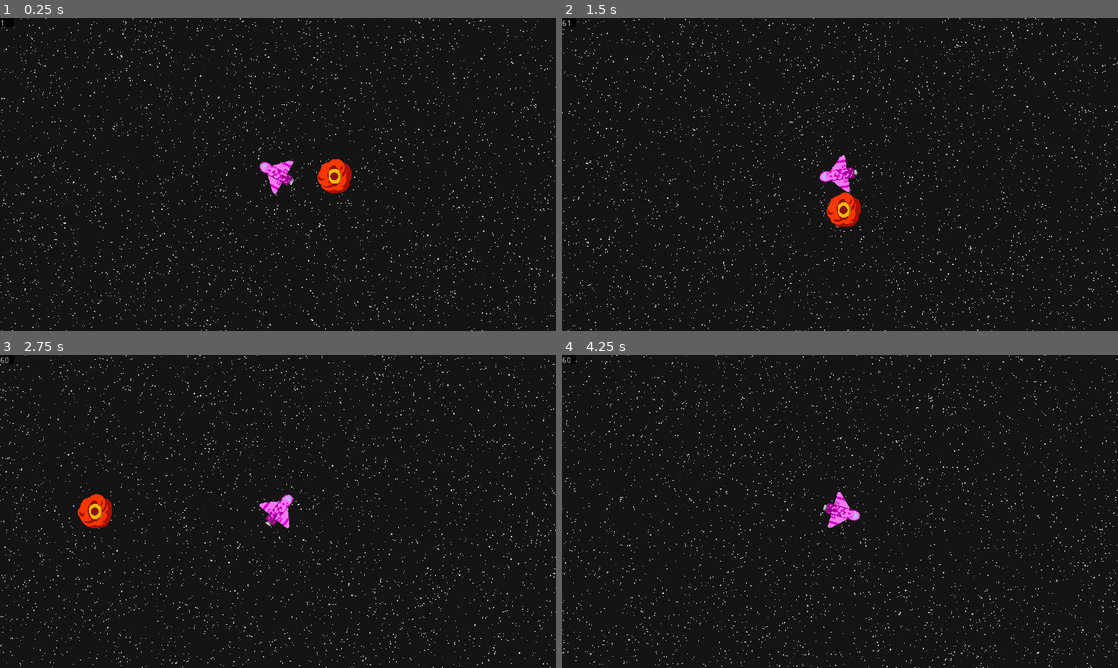
Above: before the commit, frames 1-4 (two rows, left to right).
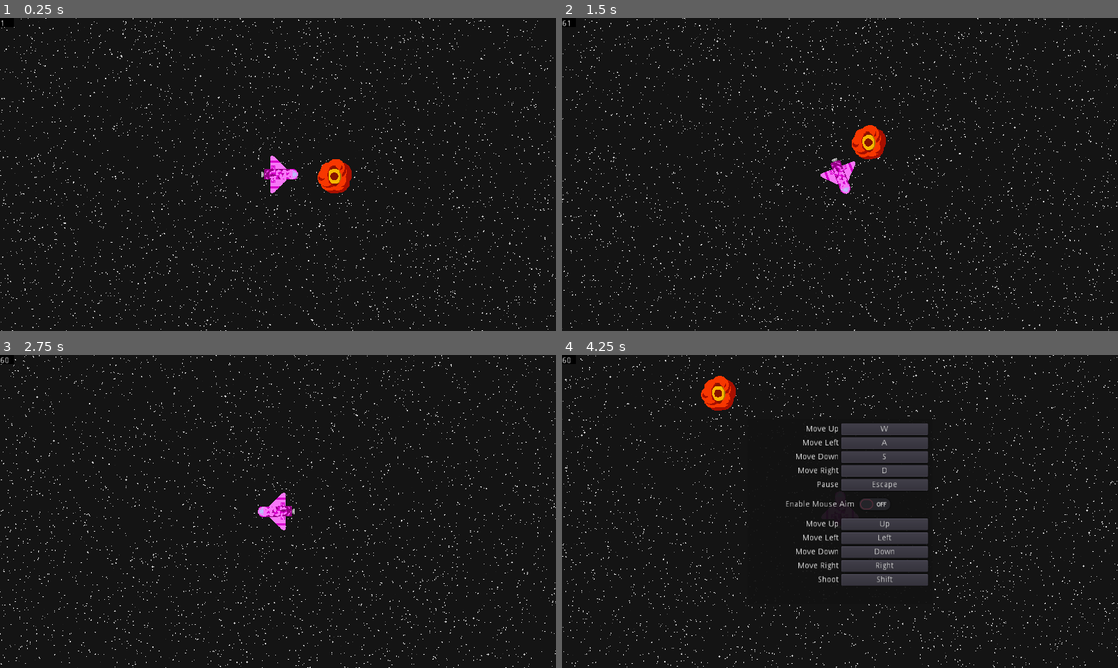
Above: after the commit, the same moments.

Repository: Jellonator/04-Space-Shooter
Game: Godot game, scene res://World/Game.tscn
Same seed, same stepped clock (60 frames per second), same inputs: the game is played once before the commit and once after it.
Inputs (mouse positions are in pixels of both pictures, inside the frame that each line leads up to):
- Up to frame 1 (0.25 s): no input
- Up to frame 2 (1.5 s): tap Enter at 0.5 s; move the mouse to (962, 158) at 0.52 s; hold D (move_right) 0.53-1.28 s; hold Shift (action_shoot, bound only before the commit) 0.53-1.28 s; click (962, 158) at 0.67 s; tap Down (look_down) at 0.8, 1.35 s; move the mouse to (728, 190) at 1.27 s; hold S (move_down) from 1.28 s (still down); click (728, 190) at 1.42 s
- Up to frame 3 (2.75 s): tap Left (look_left) at 1.55 s; move the mouse to (333, 442) at 2.02 s; release S (move_down) at 2.03 s; hold D (move_right) from 2.03 s (still down); hold Left (look_left) from 2.03 s (still down); click (333, 442) at 2.17 s; tap Right (look_right) at 2.3 s
- Up to frame 4 (4.25 s): move the mouse to (812, 574) at 2.77 s; release D (move_right) at 2.78 s; release Left (look_left) at 2.78 s; hold W (move_up) 2.78-3.53 s; tap Right (look_right) at 2.85 s; click (812, 574) at 2.92 s; tap Up (look_up) at 3.05 s; move the mouse to (1006, 558) at 3.52 s; hold A (move_left) from 3.53 s (still down); hold Up (look_up) from 3.53 s (still down); click (1006, 558) at 3.8 s; tap Escape (game_force_pause, bound only after the commit) at 4.15 s

The runs differ from the first frame. In frame 1, 0.4% of the frame differs, in the area x 46-54%, y 44-57%; in frame 2, 4.2%; in frame 3, 3.8%; in frame 4, 10%, in the area x 0-100%, y 0-100%.

Commit message:
Added rebindable inputs

Diff:
--- /dev/null
+++ b/Global/Config.gd
@@ -0,0 +1,246 @@
+extends Node
+
+# Path to the user's configuration file
+const CONFIG_FILE := "user://configuration.cfg"
+# Handle to the user's configuration file
+onready var config := ConfigFile.new();
+
+# Section name for the player's keybinds
+const SECTION_KEYS := "keybinds"
+# Section name for the player's volume
+const SECTION_VOLUME := "volume"
+# Section for game config
+const SECTION_CONFIG := "config"
+# All configurable keys
+const SECTION_KEY_ELEMENTS := [
+	"move_up",
+	"move_down",
+	"move_left",
+	"move_right",
+	"look_up",
+	"look_down",
+	"look_left",
+	"look_right",
+	"action_shoot_mouse",
+	"action_shoot_nonmouse",
+	"game_pause"
+]
+# All configurable volumes
+const SECTION_VOLUME_ELEMENTS := [
+	"Sound",
+	"Music",
+	"Master",
+]
+# Real names for inputs
+const INPUT_REALNAMES := {
+	"move_up": "Move Up",
+	"move_down": "Move Down",
+	"move_left": "Move Left",
+	"move_right": "Move Right",
+	"look_up": "Move Up",
+	"look_down": "Move Down",
+	"look_left": "Move Left",
+	"look_right": "Move Right",
+	"action_shoot_mouse": "Shoot",
+	"action_shoot_nonmouse": "Shoot",
+	"game_pause": "Pause"
+}
+
+# CONFIG VALUES
+var CONFIG := {
+	"mouse_enabled": false
+}
+
+# Get the real name for a given action
+func get_action_name(name: String) -> String:
+	if INPUT_REALNAMES.has(name):
+		return INPUT_REALNAMES[name]
+	return "Invalid"
+
+# Get the volume for the given volume name
+func get_volume(name: String) -> float:
+	return config.get_value(SECTION_VOLUME, name);
+
+# Get the volume from 1 - 100
+func get_volume_slider(name: String) -> float:
+	return get_volume(name) * 100
+
+# Updates the volume of the given bus to the given value
+func update_volume(name: String):
+	var volumedb := linear2db(get_volume(name))
+	AudioServer.set_bus_volume_db(AudioServer.get_bus_index(name), volumedb)
+
+# Set the volume for the given volume name
+func set_volume(name: String, value: float):
+	config.set_value(SECTION_VOLUME, name, value);
+	update_volume(name)
+# warning-ignore:return_value_discarded
+	save_config();
+
+# Set the volume but from 1 - 100
+func set_volume_slider(name: String, value: float):
+	set_volume(name, value/100)
+
+# Used to make sure config has all of the necessary settings
+func check_config():
+	var does_need_save := false
+	for name in SECTION_KEY_ELEMENTS:
+		if not config.has_section_key(SECTION_KEYS, name):
+			config.set_value(SECTION_KEYS, name, InputMap.get_action_list(name)[0]);
+			does_need_save = true
+	for name in SECTION_VOLUME_ELEMENTS:
+		if not config.has_section_key(SECTION_VOLUME, name):
+			config.set_value(SECTION_VOLUME, name, 0.5);
+			does_need_save = true
+	for name in CONFIG:
+		if not config.has_section_key(SECTION_CONFIG, name):
+			config.set_value(SECTION_CONFIG, name, CONFIG[name])
+	if does_need_save:
+# warning-ignore:return_value_discarded
+		save_config()
+
+func _ready():
+	# Make sure that the config file exists
+	var file := File.new();
+	if not file.file_exists(CONFIG_FILE):
+# warning-ignore:return_value_discarded
+		file.open(CONFIG_FILE, file.WRITE)
+		file.close();
+# warning-ignore:return_value_discarded
+		save_config();
+# warning-ignore:return_value_discarded
+	load_config();
+
+# Update all events in map to match settings
+func update_events():
+	for name in SECTION_KEY_ELEMENTS:
+		var events = config.get_value(SECTION_KEYS, name);
+		InputMap.erase_action(name);
+		InputMap.add_action(name);
+		if typeof(events) == TYPE_ARRAY:
+			for event in events:
+				InputMap.action_add_event(name, event);
+		else:
+			InputMap.action_add_event(name, events);
+
+# Converts the given volume to DB.
+func update_volumes():
+	for name in SECTION_VOLUME_ELEMENTS:
+		update_volume(name)
+
+# Load configuration
+func load_config() -> int:
+	var err := config.load(CONFIG_FILE);
+	if err != OK:
+		printerr("Error loading user configuration: ", err);
+	# After loading, check configuration
+	# to make sure it is valid
+	check_config();
+	# And update InputMap to match
+	update_events();
+	# Also update volume
+	update_volumes();
+	# Update config
+	for key in CONFIG:
+		if config.has_section_key(SECTION_CONFIG, key):
+			CONFIG[key] = config.get_value(SECTION_CONFIG, key)
+	return err
+
+# Save configuration to file
+func save_config() -> int:
+	var err := config.save(CONFIG_FILE);
+	if err != OK:
+		printerr("Error saving user configuration: ", err);
+	return err
+
+# Get a keybind
+func get_keybind(name: String):
+	return config.get_value(SECTION_KEYS, name)
+
+# Set a keybind to a given event
+func set_keybind(name: String, event: InputEvent):
+	config.set_value(SECTION_KEYS, name, event)
+# warning-ignore:return_value_discarded
+	save_config()
+	InputMap.erase_action(name);
+	InputMap.add_action(name);
+	InputMap.action_add_event(name, event);
+
+func set_config_value(name: String, value):
+	if name in CONFIG:
+		if typeof(CONFIG[name]) == typeof(value):
+			CONFIG[name] = value
+			save_config()
+			return OK
+		else:
+			return ERR_INVALID_DATA
+	else:
+		return ERR_DOES_NOT_EXIST
+
+func get_config_value(name: String):
+	return CONFIG[name]
+
+# Check if an event is really a valid event
+# Returns null if not valid, returns event if is valid
+func check_input_valid(event: InputEvent):
+	if event is InputEventKey:
+		var ek := event as InputEventKey
+		if ek.pressed and not ek.echo:
+			ek.control = false
+			ek.shift = false
+			ek.meta = false
+			ek.alt = false
+			ek.command = false
+			return ek
+	if event is InputEventMouseButton:
+		var emb := event as InputEventMouseButton
+		if emb.pressed and not emb.doubleclick:
+			emb.control = false
+			emb.shift = false
+			emb.meta = false
+			emb.alt = false
+			emb.command = false
+			return emb
+	if event is InputEventJoypadButton:
+		var ejb := event as InputEventJoypadButton
+		if ejb.pressed:
+			return ejb
+	if event is InputEventJoypadMotion:
+		var ejm := event as InputEventJoypadMotion
+		ejm.axis_value = 0.1 * sign(ejm.axis_value)
+		return ejm
+	return null
+
+# Get name of an event
+func get_event_name(event: InputEvent) -> String:
+	if event is InputEventKey:
+		var ek := event as InputEventKey
+		return OS.get_scancode_string(ek.scancode)
+	if event is InputEventMouseButton:
+		var emb := event as InputEventMouseButton
+		if emb.button_index == BUTTON_LEFT:
+			return "Left click"
+		elif emb.button_index == BUTTON_RIGHT:
+			return "Right click"
+		elif emb.button_index == BUTTON_MIDDLE:
+			return "Middle click"
+		elif emb.button_index == BUTTON_WHEEL_DOWN:
+			return "Mouse wheel down"
+		elif emb.button_index == BUTTON_WHEEL_UP:
+			return "Mouse wheel down"
+		elif emb.button_index == BUTTON_WHEEL_LEFT:
+			return "Mouse wheel left"
+		elif emb.button_index == BUTTON_WHEEL_RIGHT:
+			return "Mouse wheel right"
+		else:
+			return "Mouse button " + str(emb.button_index)
+	if event is InputEventJoypadButton:
+		var ejb := event as InputEventJoypadButton
+		return "Button " + str(ejb.button_index)
+	if event is InputEventJoypadMotion:
+		var ejm := event as InputEventJoypadMotion
+		if ejm.axis_value < 0:
+			return "Axis -" + str(ejm.axis)
+		else:
+			return "Axis " + str(ejm.axis)
+	return "Invalid"
--- /dev/null
+++ b/Gui/GameConfig.gd
@@ -0,0 +1,16 @@
+extends Control
+
+func _ready():
+	set_mouse_use(GameConfig.get_config_value("mouse_enabled"))
+
+func set_mouse_use(value: bool):
+	GameConfig.set_config_value("mouse_enabled", value)
+	if value:
+		$VBoxContainer/InputsMouse.show()
+		$VBoxContainer/InputsNonMouse.hide()
+	else:
+		$VBoxContainer/InputsMouse.hide()
+		$VBoxContainer/InputsNonMouse.show()
+
+func _on_CheckButton_toggled(button_pressed: bool):
+	set_mouse_use(button_pressed)
--- /dev/null
+++ b/Gui/GameConfig.tscn
@@ -0,0 +1,116 @@
+[gd_scene load_steps=3 format=2]
+
+[ext_resource path="res://Gui/GameConfig.gd" type="Script" id=1]
+[ext_resource path="res://Gui/RebindKey.tscn" type="PackedScene" id=2]
+
+[node name="GameConfig" type="Control"]
+anchor_right = 1.0
+anchor_bottom = 1.0
+script = ExtResource( 1 )
+__meta__ = {
+"_edit_use_anchors_": false
+}
+
+[node name="VBoxContainer" type="VBoxContainer" parent="."]
+anchor_right = 1.0
+anchor_bottom = 1.0
+__meta__ = {
+"_edit_use_anchors_": false
+}
+
+[node name="InputsBase" type="GridContainer" parent="VBoxContainer"]
+margin_right = 960.0
+margin_bottom = 116.0
+
+[node name="Up" parent="VBoxContainer/InputsBase" instance=ExtResource( 2 )]
+anchor_right = 0.0
+margin_right = 960.0
+input_name = "move_up"
+
+[node name="Left" parent="VBoxContainer/InputsBase" instance=ExtResource( 2 )]
+anchor_right = 0.0
+margin_top = 24.0
+margin_right = 960.0
+margin_bottom = 44.0
+input_name = "move_left"
+
+[node name="Down" parent="VBoxContainer/InputsBase" instance=ExtResource( 2 )]
+anchor_right = 0.0
+margin_top = 48.0
+margin_right = 960.0
+margin_bottom = 68.0
+input_name = "move_down"
+
+[node name="Right" parent="VBoxContainer/InputsBase" instance=ExtResource( 2 )]
+anchor_right = 0.0
+margin_top = 72.0
+margin_right = 960.0
+margin_bottom = 92.0
+input_name = "move_right"
+
+[node name="Pause" parent="VBoxContainer/InputsBase" instance=ExtResource( 2 )]
+anchor_right = 0.0
+margin_top = 96.0
+margin_right = 960.0
+margin_bottom = 116.0
+input_name = "game_pause"
+
+[node name="CenterContainer" type="CenterContainer" parent="VBoxContainer"]
+margin_top = 120.0
+margin_right = 960.0
+margin_bottom = 160.0
+
+[node name="CheckButton" type="CheckButton" parent="VBoxContainer/CenterContainer"]
+margin_left = 380.0
+margin_right = 579.0
+margin_bottom = 40.0
+text = "Enable Mouse Aim"
+
+[node name="InputsMouse" type="GridContainer" parent="VBoxContainer"]
+margin_top = 164.0
+margin_right = 960.0
+margin_bottom = 184.0
+
+[node name="Shoot" parent="VBoxContainer/InputsMouse" instance=ExtResource( 2 )]
+anchor_right = 0.0
+margin_right = 960.0
+input_name = "action_shoot_mouse"
+
+[node name="InputsNonMouse" type="GridContainer" parent="VBoxContainer"]
+margin_top = 188.0
+margin_right = 960.0
+margin_bottom = 304.0
+
+[node name="LookUp" parent="VBoxContainer/InputsNonMouse" instance=ExtResource( 2 )]
+anchor_right = 0.0
+margin_right = 960.0
+input_name = "look_up"
+
+[node name="LookLeft" parent="VBoxContainer/InputsNonMouse" instance=ExtResource( 2 )]
+anchor_right = 0.0
+margin_top = 24.0
+margin_right = 960.0
+margin_bottom = 44.0
+input_name = "look_left"
+
+[node name="LookDown" parent="VBoxContainer/InputsNonMouse" instance=ExtResource( 2 )]
+anchor_right = 0.0
+margin_top = 48.0
+margin_right = 960.0
+margin_bottom = 68.0
+input_name = "look_down"
+
+[node name="LookRight" parent="VBoxContainer/InputsNonMouse" instance=ExtResource( 2 )]
+anchor_right = 0.0
+margin_top = 72.0
+margin_right = 960.0
+margin_bottom = 92.0
+input_name = "look_right"
+
+[node name="Shoot" parent="VBoxContainer/InputsNonMouse" instance=ExtResource( 2 )]
+anchor_right = 0.0
+margin_top = 96.0
+margin_right = 960.0
+margin_bottom = 116.0
+input_name = "action_shoot_nonmouse"
+[connection signal="toggled" from="VBoxContainer/CenterContainer/CheckButton" to="." method="_on_CheckButton_toggled"]
--- /dev/null
+++ b/Gui/RebindKey.gd
@@ -0,0 +1,38 @@
+extends HBoxContainer
+
+export var input_name := ""
+
+onready var node_label := $Label
+onready var node_btn := $Change
+var previous_input
+var pressed := false
+
+func _ready():
+	update_self()
+	node_label.text = GameConfig.get_action_name(input_name)
+	previous_input = GameConfig.get_keybind(input_name)
+
+func update_self():
+	var action = GameConfig.get_keybind(input_name)
+	var text = GameConfig.get_event_name(action)
+	node_btn.text = text
+
+func update_config(event):
+	previous_input = previous_input
+	GameConfig.set_keybind(input_name, event)
+#
+func _physics_process(delta):
+	node_btn.disabled = pressed
+
+func _input(event):
+	if pressed:
+		var e = GameConfig.check_input_valid(event)
+		if e != null:
+			update_config(e)
+			update_self()
+			pressed = false
+			node_btn.accept_event()
+
+func _on_Change_pressed():
+	node_btn.text = "..."
+	pressed = true
--- /dev/null
+++ b/Gui/RebindKey.tscn
@@ -0,0 +1,29 @@
+[gd_scene load_steps=2 format=2]
+
+[ext_resource path="res://Gui/RebindKey.gd" type="Script" id=1]
+
+[node name="RebindKey" type="HBoxContainer"]
+anchor_right = 1.0
+margin_bottom = 20.0
+size_flags_horizontal = 3
+script = ExtResource( 1 )
+__meta__ = {
+"_edit_use_anchors_": false
+}
+
+[node name="Label" type="Label" parent="."]
+margin_top = 3.0
+margin_right = 478.0
+margin_bottom = 17.0
+size_flags_horizontal = 3
+text = "Empty"
+align = 2
+
+[node name="Change" type="Button" parent="."]
+margin_left = 482.0
+margin_right = 960.0
+margin_bottom = 20.0
+size_flags_horizontal = 3
+keep_pressed_outside = true
+text = "Change Key"
+[connection signal="pressed" from="Change" to="." method="_on_Change_pressed"]
--- a/Object/Player/Player.gd
+++ b/Object/Player/Player.gd
@@ -5,13 +5,10 @@
 const MAX_SPEED := 500
 const SHOTS_PER_SECOND := 6.0
 
-enum ControlType {MOUSE, KEYBOARD}
-
 onready var node_front := $FrontPos
 onready var node_left := $LeftPos
 onready var node_right := $RightPos
 
-var look_type = ControlType.MOUSE
 var shot_timer := 0.0
 var velocity := Vector2(0, 0)
 var shoot_i = 0
@@ -29,17 +26,20 @@
 		velocity = target_velocity
 	else:
 		velocity += vdiff.normalized() * delta * ACCELERATION
-	if look_type == ControlType.KEYBOARD:
+	var do_shoot := false
+	if GameConfig.get_config_value("mouse_enabled"):
+		look_at(get_global_mouse_position())
+		do_shoot = Input.is_action_pressed("action_shoot_mouse")
+	else:
 		var lookvector := Vector2(0, 0)
 		lookvector.x = Input.get_action_strength("look_right") - Input.get_action_strength("look_left")
 		lookvector.y = Input.get_action_strength("look_down") - Input.get_action_strength("look_up")
 		if lookvector.length_squared() > 1e-2:
 			self.rotation = lerp_angle(self.rotation, lookvector.angle(), delta * 10)
-	else:
-		look_at(get_global_mouse_position())
+		do_shoot = Input.is_action_pressed("action_shoot_nonmouse")
 	velocity = move_and_slide(velocity)
 	var brender = get_tree().get_nodes_in_group("bullet_renderer")[0]
-	if Input.is_action_pressed("action_shoot"):
+	if do_shoot:
 		shot_timer -= delta * SHOTS_PER_SECOND
 		while shot_timer <= 0.0:
 			shot_timer += 1.0
--- a/World/Game.tscn
+++ b/World/Game.tscn
@@ -1,9 +1,18 @@
-[gd_scene load_steps=5 format=2]
+[gd_scene load_steps=8 format=2]
 
 [ext_resource path="res://Object/Player/Player.tscn" type="PackedScene" id=1]
 [ext_resource path="res://Util/BulletRenderer.tscn" type="PackedScene" id=2]
 [ext_resource path="res://Util/StarRenderer.tscn" type="PackedScene" id=3]
 [ext_resource path="res://Object/Enemy/EyeEnemy.tscn" type="PackedScene" id=4]
+[ext_resource path="res://Gui/GameConfig.tscn" type="PackedScene" id=5]
+[ext_resource path="res://World/Pause.gd" type="Script" id=6]
+
+[sub_resource type="StyleBoxFlat" id=1]
+content_margin_left = 8.0
+content_margin_right = 8.0
+content_margin_top = 8.0
+content_margin_bottom = 8.0
+bg_color = Color( 0.0705882, 0.0705882, 0.0705882, 0.929412 )
 
 [node name="Game" type="Node2D"]
 
@@ -16,3 +25,35 @@
 
 [node name="EyeEnemy" parent="." instance=ExtResource( 4 )]
 position = Vector2( 384, 192 )
+
+[node name="CanvasLayer" type="CanvasLayer" parent="."]
+pause_mode = 2
+
+[node name="Pause" type="Control" parent="CanvasLayer"]
+pause_mode = 2
+anchor_right = 1.0
+anchor_bottom = 1.0
+script = ExtResource( 6 )
+__meta__ = {
+"_edit_use_anchors_": false
+}
+
+[node name="MarginContainer" type="CenterContainer" parent="CanvasLayer/Pause"]
+anchor_right = 1.0
+anchor_bottom = 1.0
+
+[node name="PanelContainer" type="PanelContainer" parent="CanvasLayer/Pause/MarginContainer"]
+margin_left = 320.0
+margin_top = 110.0
+margin_right = 640.0
+margin_bottom = 430.0
+rect_min_size = Vector2( 320, 320 )
+custom_styles/panel = SubResource( 1 )
+
+[node name="GameConfig" parent="CanvasLayer/Pause/MarginContainer/PanelContainer" instance=ExtResource( 5 )]
+anchor_right = 0.0
+anchor_bottom = 0.0
+margin_left = 8.0
+margin_top = 8.0
+margin_right = 312.0
+margin_bottom = 312.0
--- /dev/null
+++ b/World/Pause.gd
@@ -0,0 +1,12 @@
+extends Control
+
+func _ready():
+	hide()
+
+func _input(event):
+	if event.is_action_pressed("game_pause") or event.is_action_pressed("game_force_pause"):
+		get_tree().paused = not get_tree().paused
+		if get_tree().paused:
+			show()
+		else:
+			hide()
--- /dev/null
+++ b/default_bus_layout.tres
@@ -0,0 +1,15 @@
+[gd_resource type="AudioBusLayout" format=2]
+
+[resource]
+bus/1/name = "Sound"
+bus/1/solo = false
+bus/1/mute = false
+bus/1/bypass_fx = false
+bus/1/volume_db = 0.0
+bus/1/send = "Master"
+bus/2/name = "Music"
+bus/2/solo = false
+bus/2/mute = false
+bus/2/bypass_fx = false
+bus/2/volume_db = 0.0
+bus/2/send = "Master"
--- a/project.godot
+++ b/project.godot
@@ -18,6 +18,10 @@
 config/name="Space Shooter"
 run/main_scene="res://World/Game.tscn"
 config/icon="res://icon.png"
+
+[autoload]
+
+GameConfig="*res://Global/Config.gd"
 
 [display]
 
@@ -91,10 +95,24 @@
 "events": [ Object(InputEventKey,"resource_local_to_scene":false,"resource_name":"","device":0,"alt":false,"shift":false,"control":false,"meta":false,"command":false,"pressed":false,"scancode":16777234,"unicode":0,"echo":false,"script":null)
  ]
 }
-action_shoot={
+action_shoot_mouse={
+"deadzone": 0.5,
+"events": [ Object(InputEventMouseButton,"resource_local_to_scene":false,"resource_name":"","device":0,"alt":false,"shift":false,"control":false,"meta":false,"command":false,"button_mask":0,"position":Vector2( 0, 0 ),"global_position":Vector2( 0, 0 ),"factor":1.0,"button_index":1,"pressed":false,"doubleclick":false,"script":null)
+ ]
+}
+action_shoot_nonmouse={
 "deadzone": 0.5,
 "events": [ Object(InputEventKey,"resource_local_to_scene":false,"resource_name":"","device":0,"alt":false,"shift":false,"control":false,"meta":false,"command":false,"pressed":false,"scancode":16777237,"unicode":0,"echo":false,"script":null)
-, Object(InputEventMouseButton,"resource_local_to_scene":false,"resource_name":"","device":0,"alt":false,"shift":false,"control":false,"meta":false,"command":false,"button_mask":0,"position":Vector2( 0, 0 ),"global_position":Vector2( 0, 0 ),"factor":1.0,"button_index":1,"pressed":false,"doubleclick":false,"script":null)
+ ]
+}
+game_force_pause={
+"deadzone": 0.5,
+"events": [ Object(InputEventKey,"resource_local_to_scene":false,"resource_name":"","device":0,"alt":false,"shift":false,"control":false,"meta":false,"command":false,"pressed":false,"scancode":16777217,"unicode":0,"echo":false,"script":null)
+ ]
+}
+game_pause={
+"deadzone": 0.5,
+"events": [ Object(InputEventKey,"resource_local_to_scene":false,"resource_name":"","device":0,"alt":false,"shift":false,"control":false,"meta":false,"command":false,"pressed":false,"scancode":16777217,"unicode":0,"echo":false,"script":null)
  ]
 }
 
